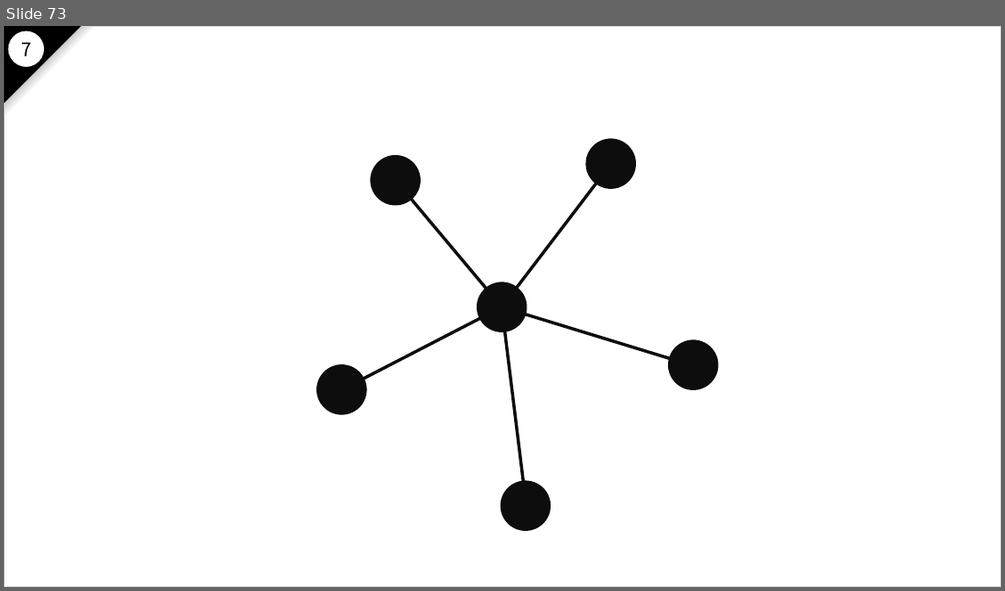
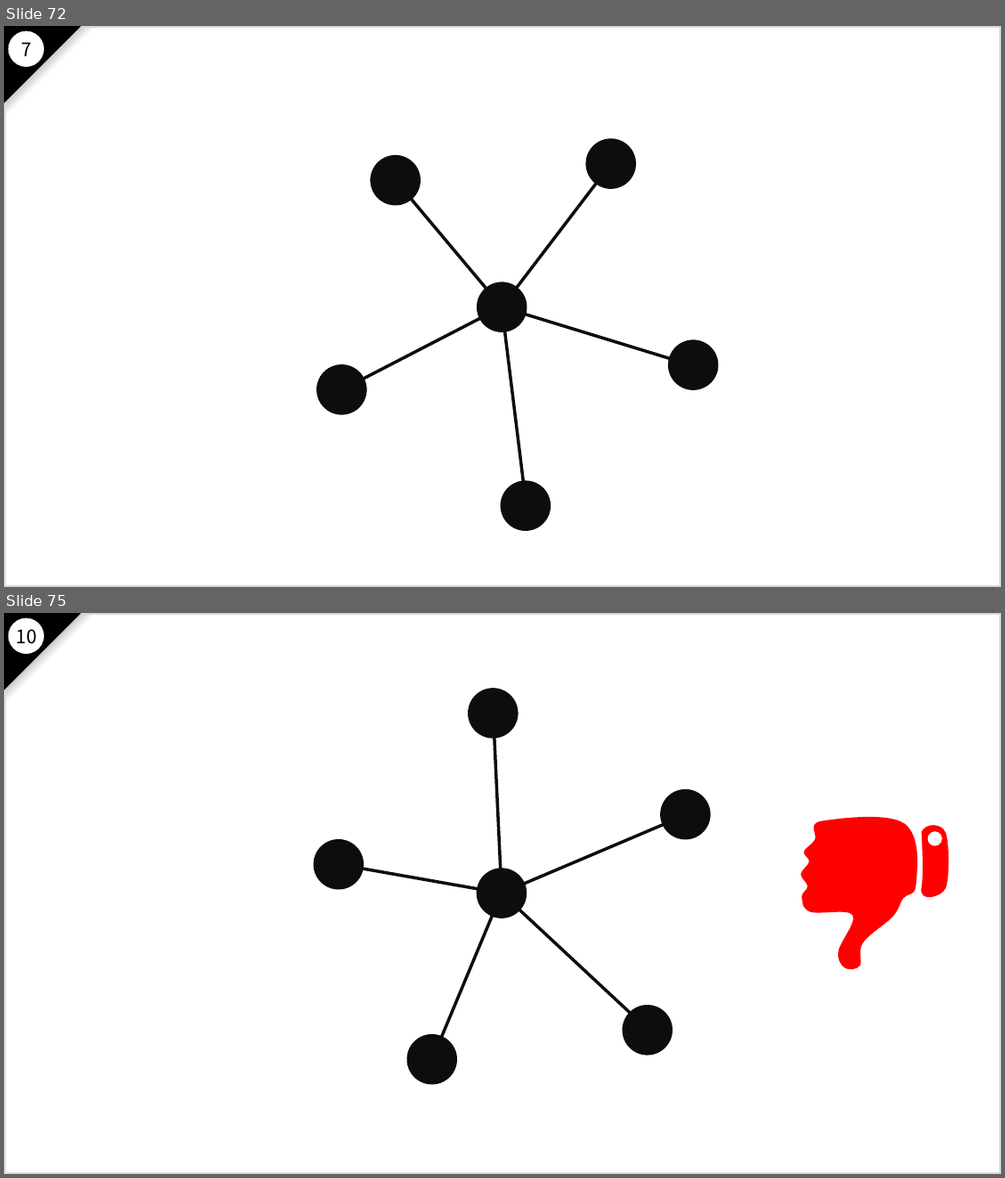
Before and after one commit to nakayama-kazuki/2021, a slide deck: pptx/power-punch-v2.pptx. Shown one above the other, each under a label of ours: slide 73 before the commit, slides 72 and 75 after it; the slides between them are not shown. The pictures are 1005x591 and 1005x1178 pixels, drawn with LibreOffice and Linux fonts; fonts in the diff are those of the drawing. Boxes give left, top, right and bottom in pixels: in the first picture for what was removed or moved away, otherwise in the second. Text is boxed around its words. In the diff, an @@ line names an element or a change of style, - is before the commit and + after.

```diff
--- a/pptx/power-punch-v2.pptx
+++ b/pptx/power-punch-v2.pptx
@@ slide 75 added at box(4, 613, 1001, 1174), background #FFFFFF; not listed: 4 template elements that a slide beside it also shows @@
@@ text added at box(16, 629, 36, 644), 18 pt, text #000000 @@
+10
@@ freeform shape added at box(801, 817, 918, 969), fill #FF0000 @@
@@ freeform shape added at box(922, 826, 949, 898), fill #FF0000 @@
@@ ellipse added at box(928, 831, 942, 845), fill #FFFFFF @@
@@ group added at box(311, 686, 713, 1086): 6 ellipses, 5 lines @@
@@ what was slide 73 is now slide 72 @@
```
Also in this commit, not shown: 137 other slides changed, 16 other slides added, 4 slides removed.
